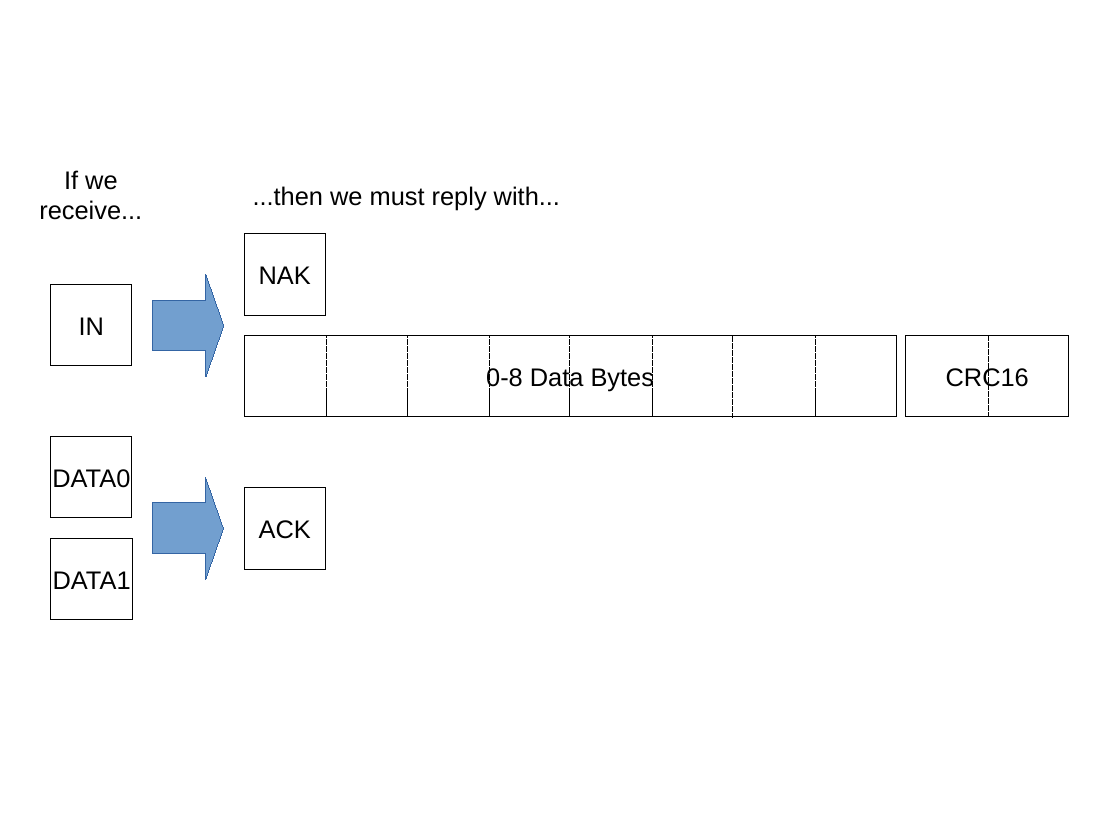
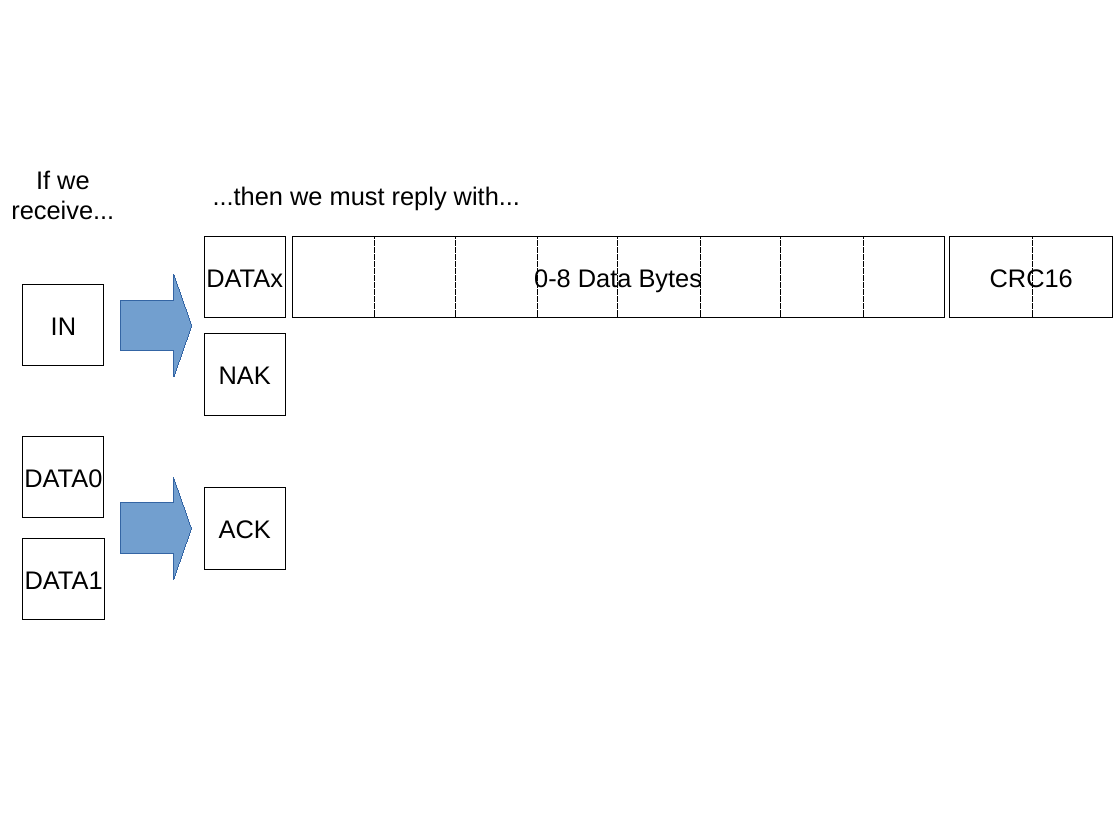
Before and after one commit to xobs/grainuum-33c3, a slide deck: slide 4 of diagrams.odp. Drawn at 1120x840 pixels with LibreOffice and Linux fonts; fonts in the diff are those of the drawing. Boxes give left, top, right and bottom in pixels: in the first picture for what was removed or moved away, otherwise in the second. Text is boxed around its words. In the diff, an @@ line names an element or a change of style, - is before the commit and + after.

Commit message:
talk: update to latest version

```diff
--- a/diagrams.odp
+++ b/diagrams.odp
@@ text "...then we must reply with...": place and size @@
-text "...then we must reply with..." at [253,186,560,210]
+text "...then we must reply with..." at [213,186,520,210]
@@ rectangle added at [204,237,286,318], fill #FFFFFF, outline #000000 0 pt, 18 pt, text #000000 @@
+DATAx
@@ rectangle "0-8 Data Bytes": place and size @@
-rectangle "0-8 Data Bytes" at [244,335,896,417]
+rectangle "0-8 Data Bytes" at [293,237,945,318]
@@ line moved from (570, 335) - (570, 417) to (538, 237) - (538, 318) @@
@@ 5 lines: place and size @@
-5 lines at [408,335,816,418]
+5 lines at [374,237,781,318]
@@ line moved from (326, 335) - (326, 417) to (864, 237) - (864, 318) @@
@@ rectangle "CRC16": place and size @@
-rectangle "CRC16" at [906,335,1069,417]
+rectangle "CRC16" at [950,237,1114,318]
@@ line moved from (989, 335) - (989, 417) to (1033, 237) - (1033, 318) @@
@@ rectangle "NAK": place and size @@
-rectangle "NAK" at [244,234,325,315]
+rectangle "NAK" at [204,334,286,416]
@@ 3 rectangles, 2 right arrows, 1 text: place and size @@
-3 rectangles, 2 right arrows, 1 text at [39,170,224,620]
+3 rectangles, 2 right arrows, 1 text at [11,170,192,620]
@@ rectangle "ACK": place and size @@
-rectangle "ACK" at [244,488,325,569]
+rectangle "ACK" at [204,488,286,569]
```
Also in this commit, not shown: 3 other slides changed, 10 other files.
